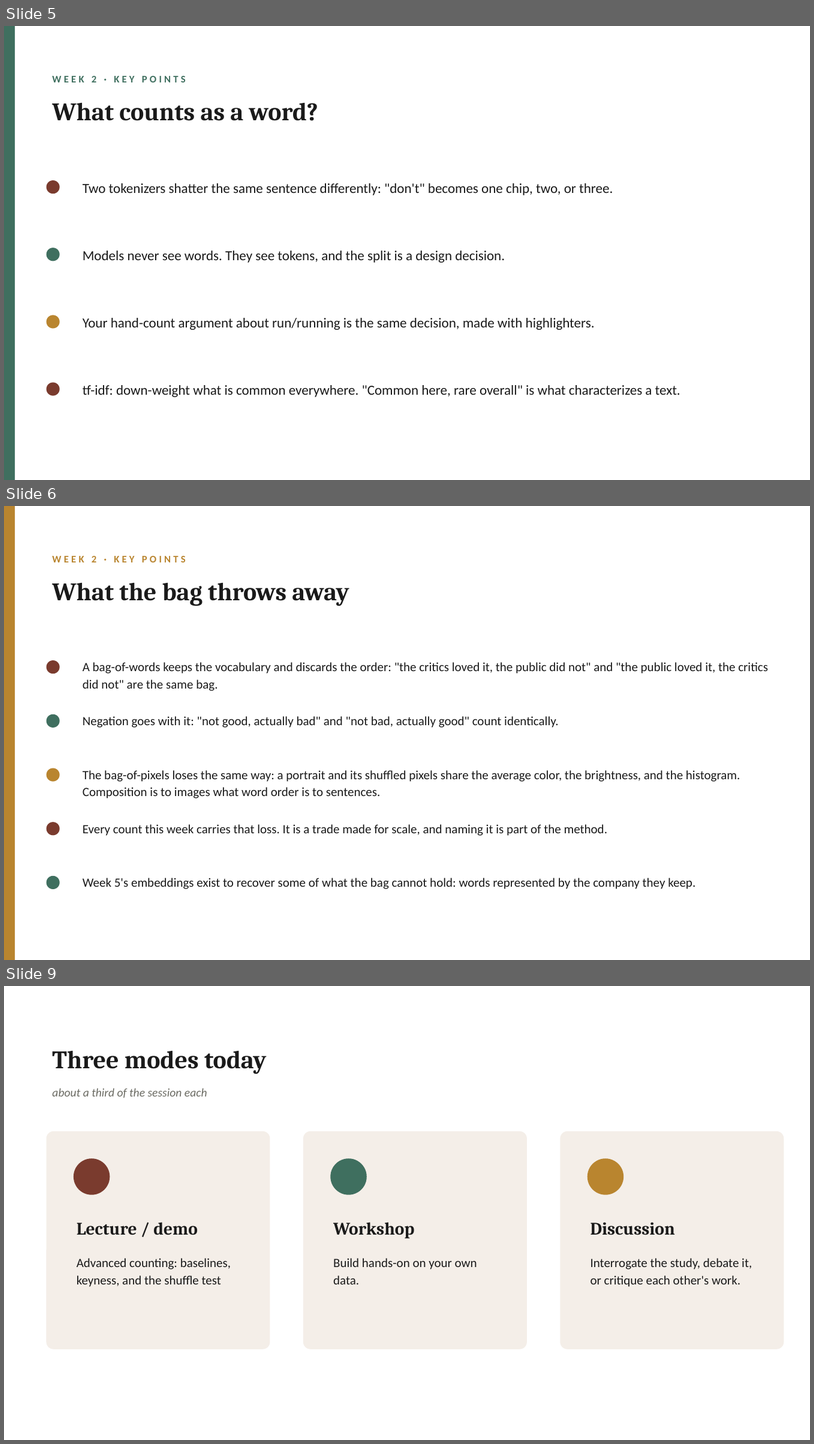
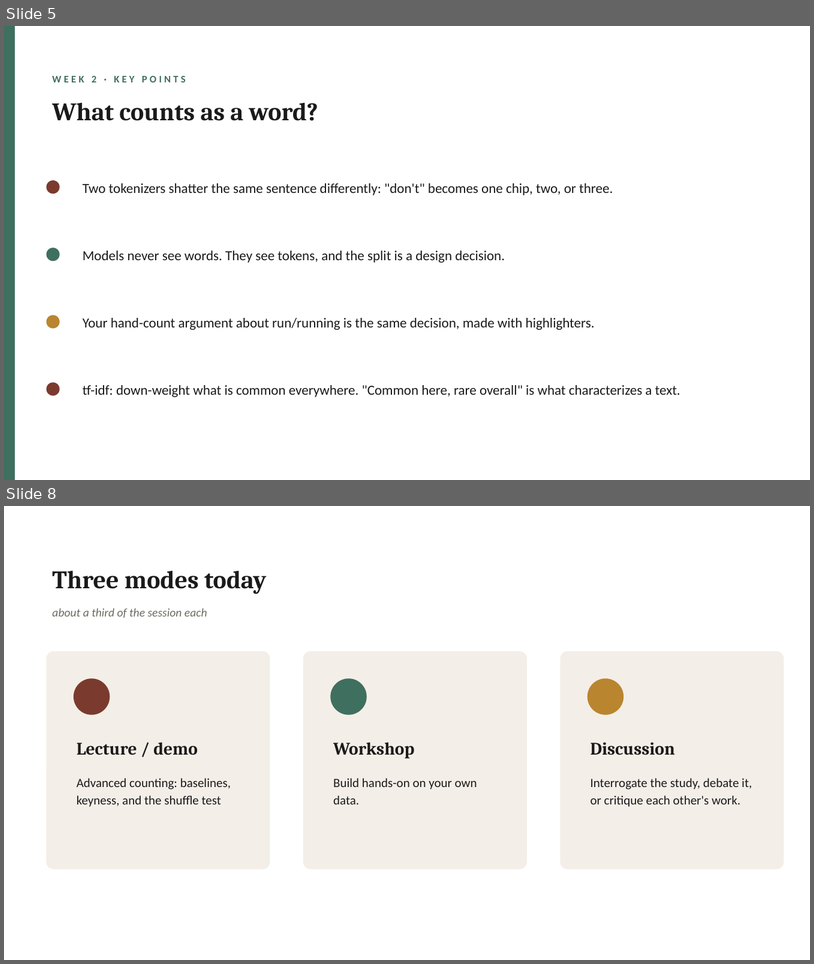
Before and after one commit to lucianli123/culture-as-data-2026, a slide deck: slides/pptx/week-02.pptx. Shown one above the other, each under a label of ours: slides 5, 6 and 9 before the commit, slides 5 and 8 after it; the slides between them are not shown. The pictures are 814x1444 and 814x964 pixels, drawn with LibreOffice and Linux fonts; fonts in the diff are those of the drawing. Boxes give left, top, right and bottom in pixels: in the first picture for what was removed or moved away, otherwise in the second. Text is boxed around its words. In the diff, an @@ line names an element or a change of style, - is before the commit and + after.

Commit message:
Move bag-loss demo to Week 1; add color-range counting; Week 2 back to stats focus
Week 1 gains two sections on its real corpora:
- Define a color, then count it: six named hue ranges turn 'how red is this
  corpus?' into a countable question, a stacked palette chart across the Met
  paintings, and the boundary-shift demonstration - widen reds by twenty
  degrees and paintings change category without changing a pixel. The
  definitional lesson (what counts as red = what counts as a word), in code.
- What every bag throws away, moved from Week 2: identical word-bags with
  opposite meanings, and a real painting beside its shuffled pixels (drawn
  composition offline), same brightness, same palette, only one a picture.

Week 2's notebook, deck slide, lesson-plan row, and site flow revert to the
statistics-and-comparison focus (trial, tokens, tf-idf, keyness, shuffle
test). Week 1 deck gains the combined key-points slide; Lab 2 rows updated
in lesson plans, syllabus, and site. Both notebooks execute cleanly.

```diff
--- a/slides/pptx/week-02.pptx
+++ b/slides/pptx/week-02.pptx
@@ slide 6 removed at (4, 506, 810, 960), background #FFFFFF @@
@@ rectangle removed at (4, 506, 15, 960) @@
@@ text removed at (52, 556, 186, 562) @@
-WEEK 2 · KEY POINTS
@@ text removed at (52, 582, 349, 606) @@
-What the bag throws away
@@ ellipse removed at (47, 660, 60, 673) @@
@@ text removed at (83, 662, 768, 691) @@
-A bag-of-words keeps the vocabulary and discards the order: "the critics loved it, the public did not" and "the public loved it, the critics did not" are the same bag.
@@ ellipse removed at (47, 714, 60, 727) @@
@@ text removed at (83, 716, 559, 727) @@
-Negation goes with it: "not good, actually bad" and "not bad, actually good" count identically.
@@ ellipse removed at (47, 768, 60, 781) @@
@@ text removed at (83, 770, 741, 798) @@
-The bag-of-pixels loses the same way: a portrait and its shuffled pixels share the average color, the brightness, and the histogram. Composition is to images what word order is to sentences.
@@ ellipse removed at (47, 822, 60, 835) @@
@@ text removed at (83, 824, 608, 835) @@
-Every count this week carries that loss. It is a trade made for scale, and naming it is part of the method.
@@ ellipse removed at (47, 876, 60, 889) @@
@@ text removed at (83, 877, 696, 889) @@
-Week 5's embeddings exist to recover some of what the bag cannot hold: words represented by the company they keep.
@@ what was slide 9 is now slide 8 @@
```
Also in this commit, not shown: 3 slides changed, 19 other files.
